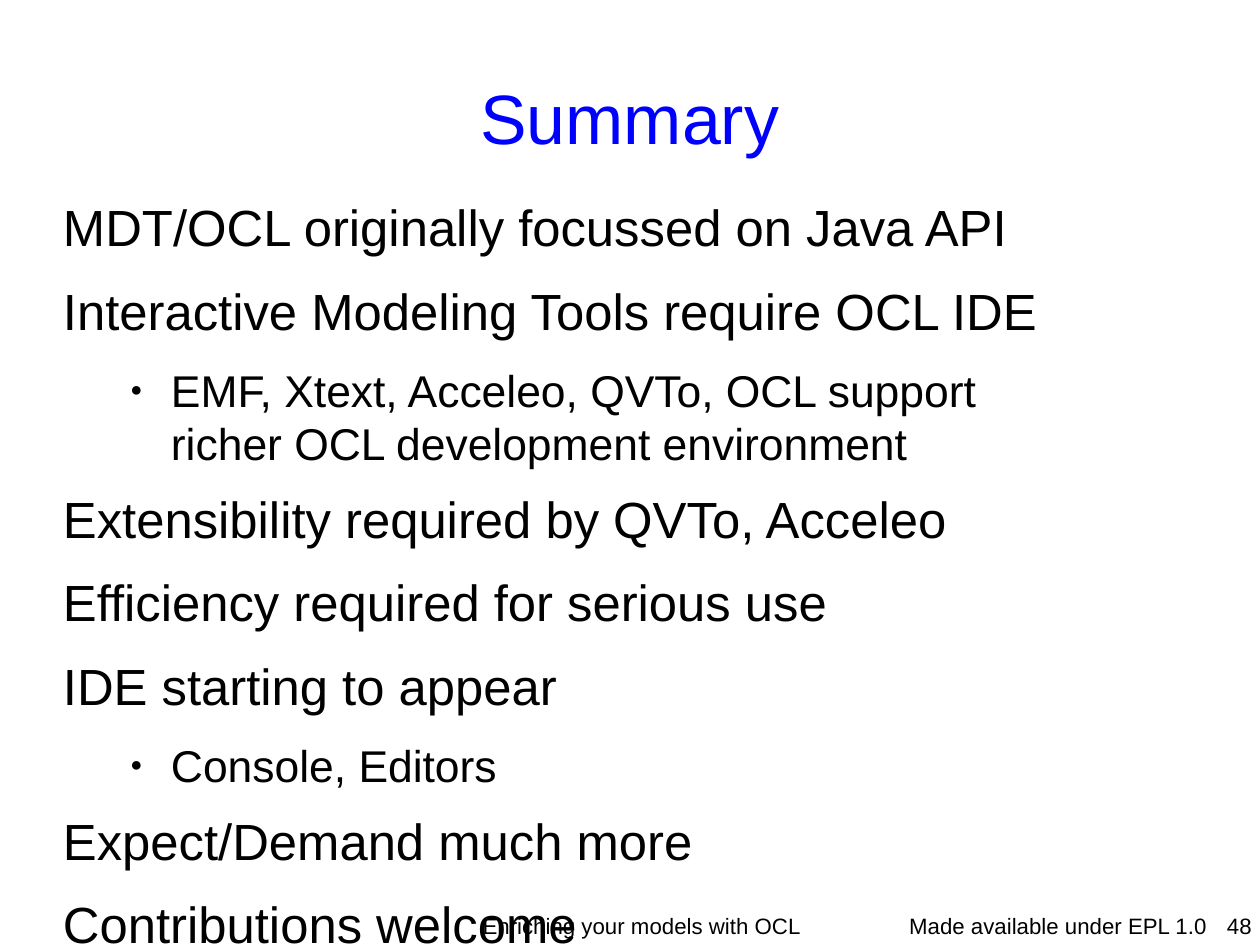
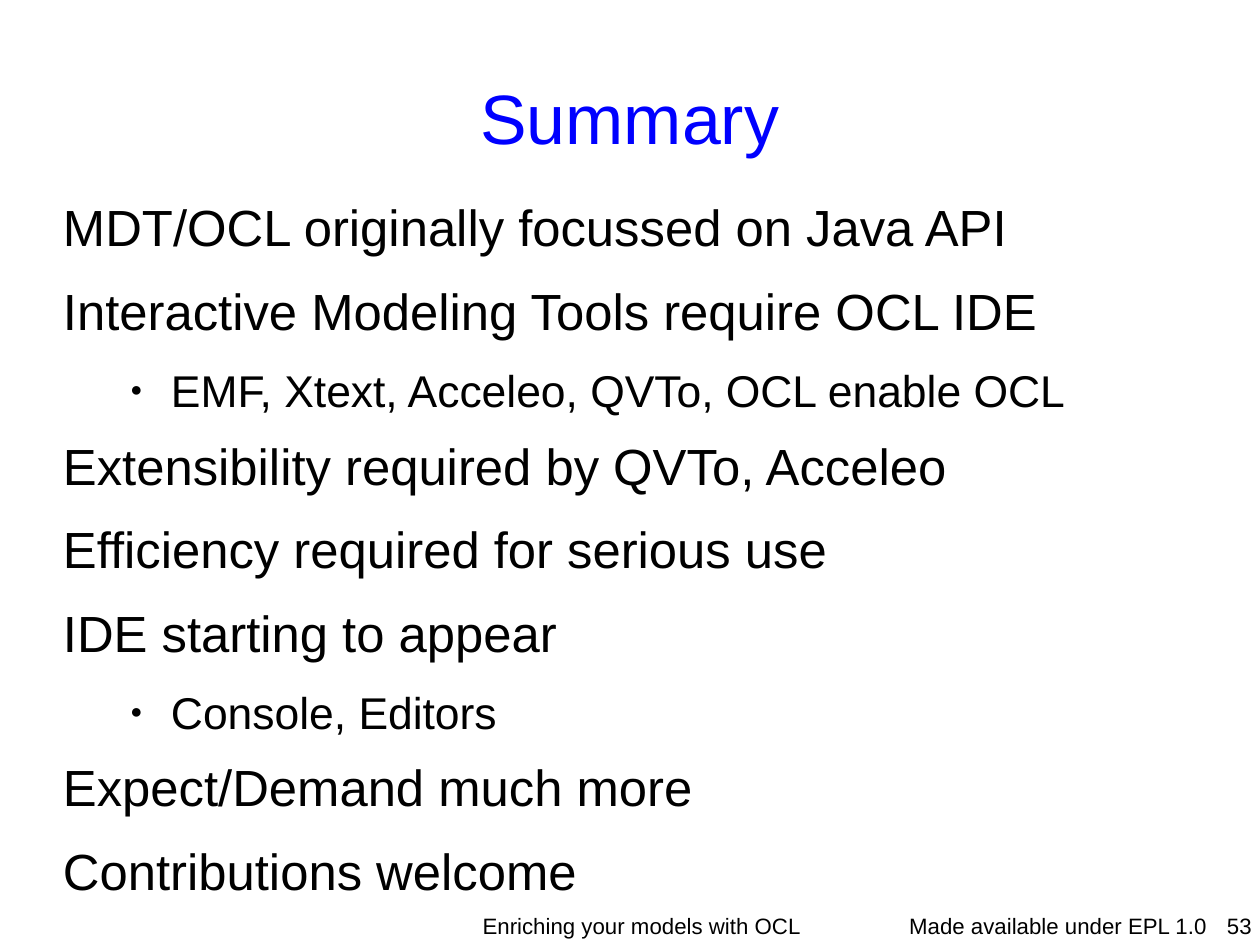
Before and after one commit to eclipse-ocl/ocl-website, a slide deck: slide 53 of ocl/docs/publications/ESE2010LongTalk/EnrichingWithOCL.odp (slide 48 before the commit). Drawn at 1260x945 pixels with LibreOffice and Linux fonts; fonts in the diff are those of the drawing; background and template pictures are left out. Boxes give left, top, right and bottom in pixels: in the first picture for what was removed or moved away, otherwise in the second. Text is boxed around its words. In the diff, an @@ line names an element or a change of style, - is before the commit and + after.

```diff
--- a/ocl/docs/publications/ESE2010LongTalk/EnrichingWithOCL.odp
+++ b/ocl/docs/publications/ESE2010LongTalk/EnrichingWithOCL.odp
@@ text at (x1=171, y1=374, x2=1065, y2=416): text changed @@
-  ● EMF, Xtext, Acceleo, QVTo, OCL support
-    richer OCL development environment
+  ● EMF, Xtext, Acceleo, QVTo, OCL enable OCL
@@ page number at (x1=1227, y1=918, x2=1252, y2=935): text changed @@
-48
+53
```
Also in this commit, not shown: 20 other slides changed, 5 slides added.
